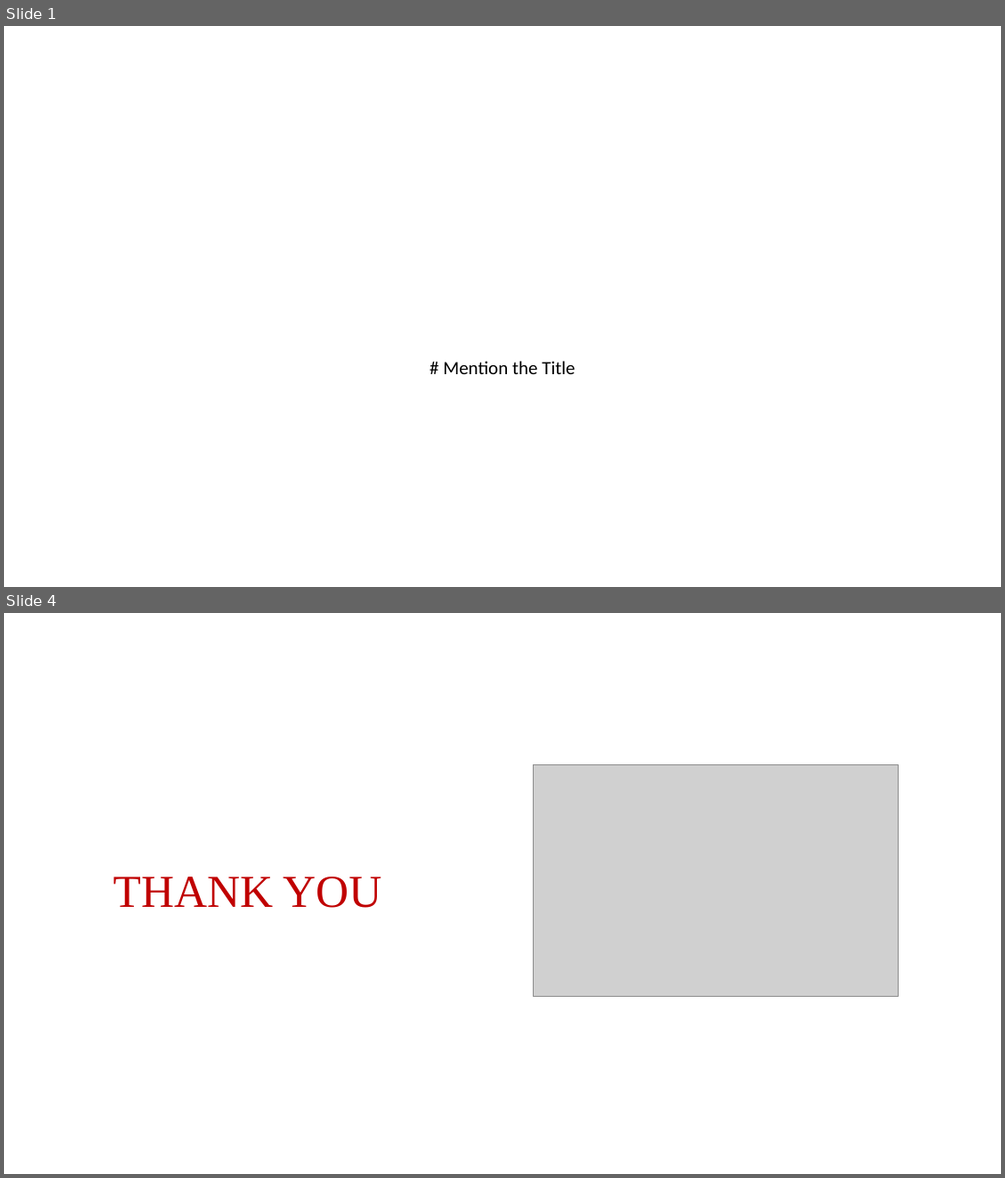
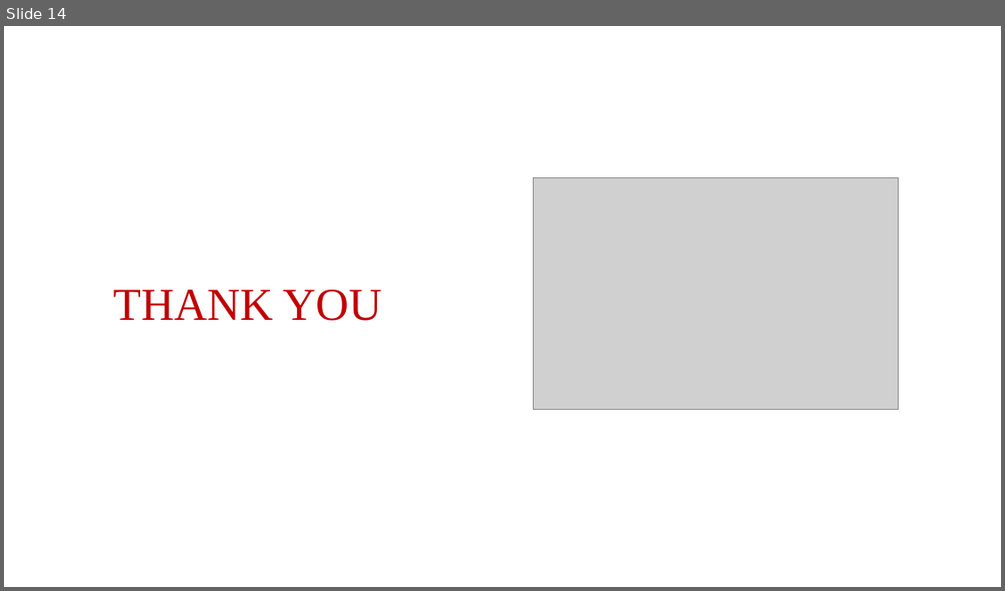
Before and after one commit to VijayShinde1996/AI_Powered_Assistant_Visually_Impaired_Individuals, a slide deck: Innomatics_Project_Report.pptx. Shown one above the other, each under a label of ours: slides 1 and 4 before the commit, slide 14 after it; the slides between them are not shown. The pictures are 1005x1178 and 1005x591 pixels, drawn with LibreOffice and Linux fonts; fonts in the diff are those of the drawing; grey boxes stand for pictures; background and template pictures are left out. Boxes give left, top, right and bottom in pixels: in the first picture for what was removed or moved away, otherwise in the second. Text is boxed around its words. In the diff, an @@ line names an element or a change of style, - is before the commit and + after.

```diff
--- a/Innomatics_Project_Report.pptx
+++ b/Innomatics_Project_Report.pptx
@@ slide 1 removed at box(4, 26, 1001, 587), background picture (left out) @@
@@ text removed at box(443, 361, 574, 374) @@
-# Mention the Title
@@ what was slide 4 is now slide 14 @@
```
Also in this commit, not shown: 13 slides added, 2 other slides removed, 4 other files.
